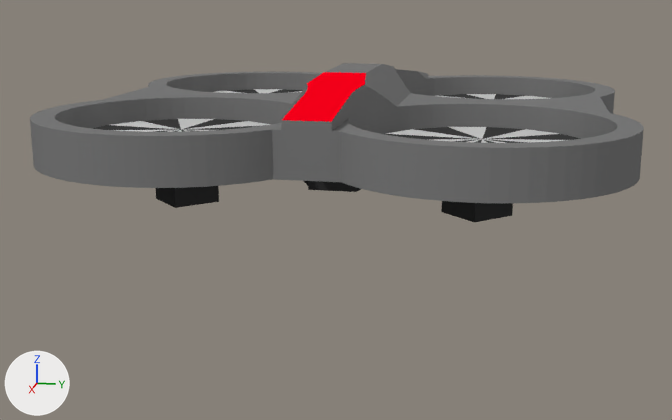
Renders of the Blender file hector_quadrotor_description/meshes/quadrotor/blender/quadrotor_CAD2.blend from each side of a commit.
One viewpoint serves both versions: a 50 mm camera at (0.565, 0.102, 0.095) aimed at (0.006, -0.01, -0.045). Lighting does not change. The marker at lower left points along +X, +Y and +Z.

In view in the first picture: 'Cover'.
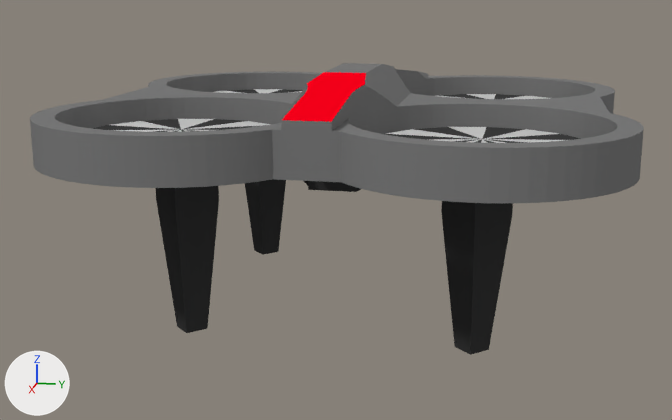
The newer file is also rescaled (x0.839) as a whole; pictures and numbers use the older file's frame.

What changed in the scene script:
```text
Change me_cover:
    used by ob_cover; location = (0.0, 0.0, 0.0); scale = (0.00062, 0.00062, 0.00062)
    remove me_cover.from_pydata(...)  # 972 vertices, 1744 faces; spans x -260.0..260.0, y -260.0..260.0, z -40.0..70.0
    add me_cover.from_pydata(...)  # 988 vertices, 1760 faces; spans x -260.0..260.0, y -260.0..260.0, z -163.0..70.0
    me_cover part 1
    8 faces are deleted
    8 vertices are added at x -145.0..130.0, y -145.0..130.0, z -163.0
    8 new vertices lie (15.0, 15.0, 0.0) away from vertices in x -145.0..130.0, y -145.0..130.0, z -163.0
    24 new faces join them, mat_bodydark2 (black #383838)
```

Boxes [x1, y1, x2, y2] around the edits, measured in the pictures (672 x 420 px):
'Cover', reshaped (83% taller): before [30, 63, 644, 222]; after [30, 63, 644, 355]
part 1 of me_cover, built on (black): after [156, 179, 512, 355]
